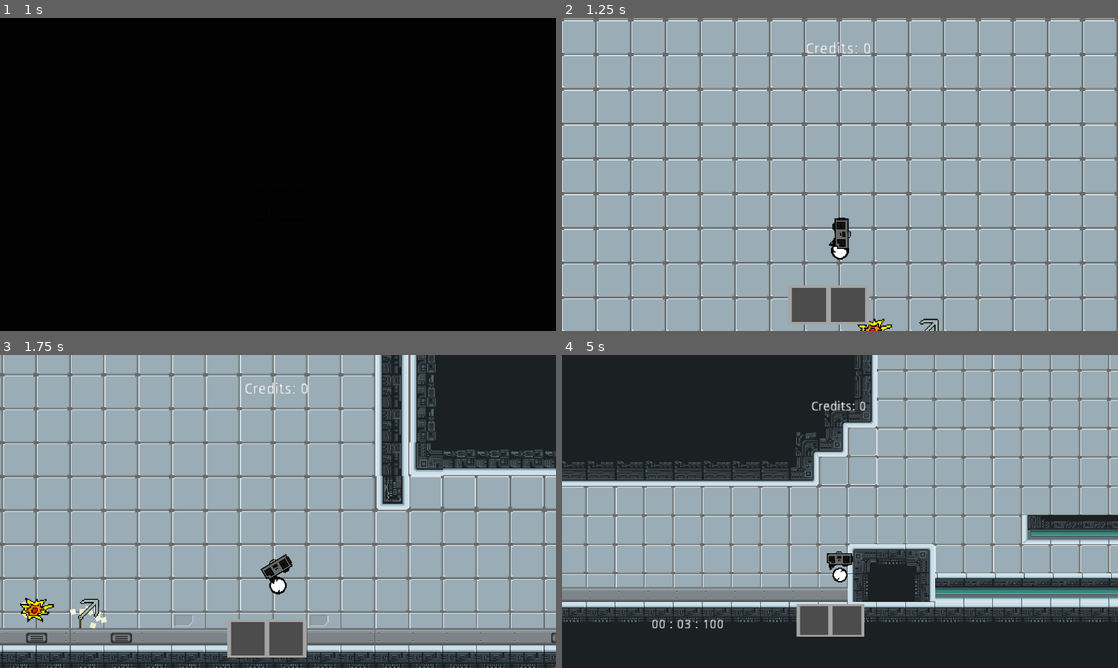
Above: before the commit, frames 1-4 (two rows, left to right).
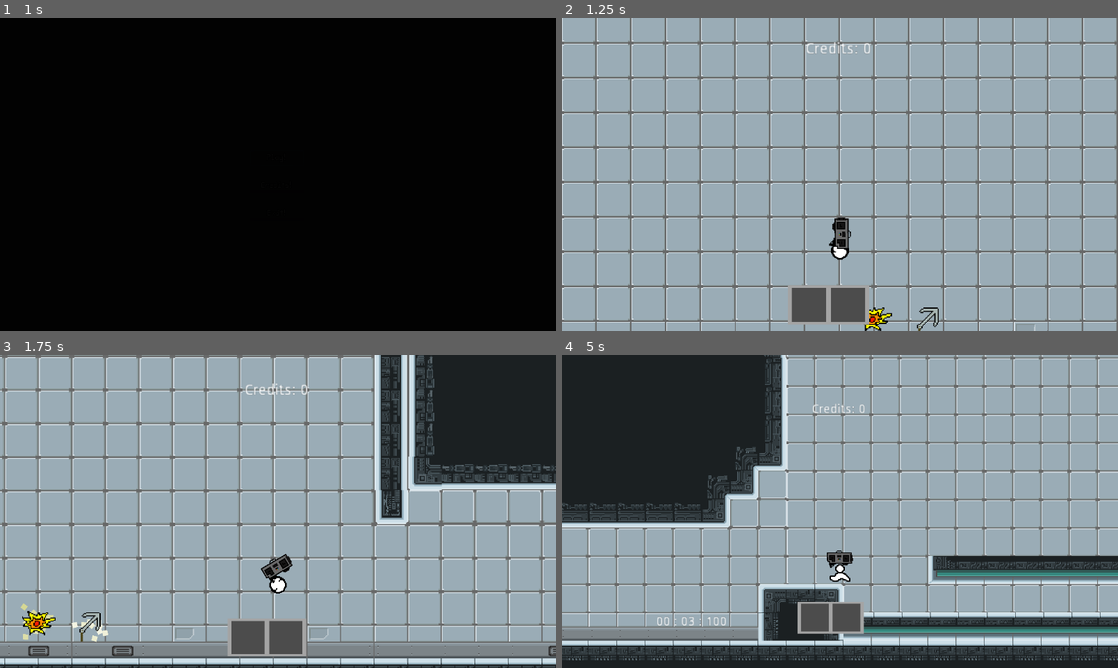
Above: after the commit, the same moments.

Repository: TheyCallMeNano/Music-Based-Platformer
Game: Godot game, scene res://Rooms/Main Menu.tscn
The game is run twice, just before and just after one commit, with the same random seed, the same clock (stepped at 60 frames per second) and the same inputs.
Inputs (mouse positions are in pixels of both pictures, inside the frame that each line leads up to):
- Up to frame 1 (1 s): click "Play!" at 0.5 s
- Up to frame 2 (1.25 s): no input
- Up to frame 3 (1.75 s): move the mouse to (400, 495) at 1.27 s; hold D (moveRight) from 1.28 s (still down); hold F (interact) from 1.28 s (still down); tap W (moveUp) at 1.52 s
- Up to frame 4 (5 s): move the mouse to (728, 527) at 2.02 s; release F (interact) at 2.03 s; click (728, 527) at 2.1 s; tap W (moveUp) at 2.27, 3.77, 4.52 s; move the mouse to (895, 442) at 2.77 s; release D (moveRight) at 2.78 s; hold A (moveLeft) 2.78-3.53 s; tap 1 (slot2) at 2.85 s; move the mouse to (812, 574) at 3.52 s; hold D (moveRight) from 3.53 s (still down); tap 2 (slot3) at 3.6 s; move the mouse to (1006, 558) at 4.27 s; hold F (interact) from 4.28 s (still down)

Frame 1 is identical in both runs. In frame 2, 18% of the frame differs, in the area x 0-100%, y 0-100%; in frame 3, 34%; in frame 4, 50%, in the area x 0-100%, y 0-98%.

Commit message:
change jump height and gravity values

Diff:
--- a/Scripts/scrPlayer.gd
+++ b/Scripts/scrPlayer.gd
@@ -8,8 +8,8 @@
 export var SHAKESTRENGTH: float = 5
 
 var speed = 800
-const jump = -200
-const grav = 12
+const jump = -375
+const grav = 18
 const accl = 50
 
 onready var rand = RandomNumberGenerator.new()
